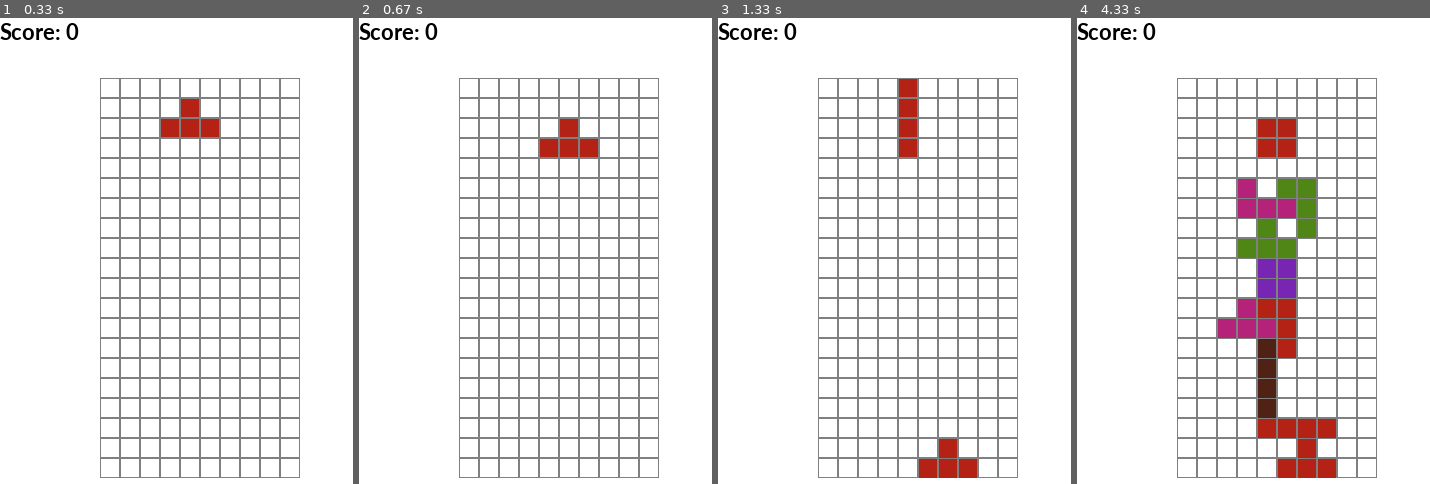
Above: before the commit, frames 1-4 (left to right).
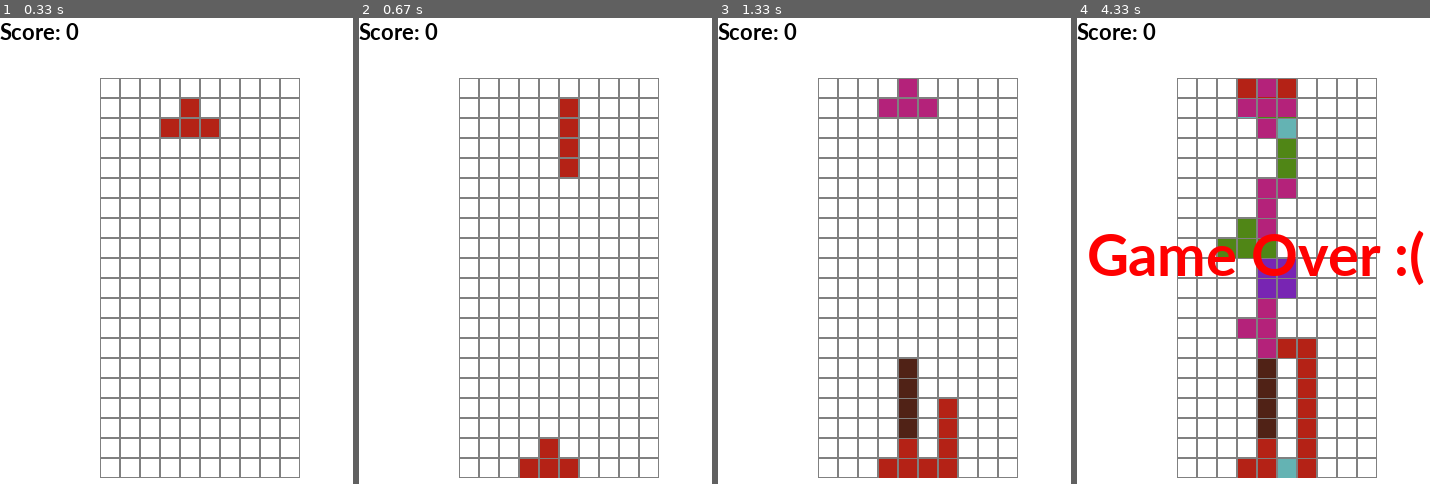
Above: after the commit, the same moments.

Repository: bertrandvidal/tetris-ai
Game: pygame game, started from tetris_ai/game.py
Two runs of this game, one before a commit and one after it. Both use one fixed random seed, a clock stepped at 60 frames per second and the inputs below.
Inputs:
- Up to frame 1 (0.33 s): no input
- Up to frame 2 (0.67 s): hold Space from 0.33 s (still down); hold Right from 0.33 s (still down)
- Up to frame 3 (1.33 s): release Space at 0.8 s; release Right at 0.8 s; hold Right 0.83-1.3 s; tap Space at 0.9, 1.2 s
- Up to frame 4 (4.33 s): hold Up 1.33-1.63 s; tap Space at 1.4, 1.73, 2.03, 2.23, 2.53, 2.8, 3.13, 3.57, 3.97, 4.27 s; hold Right 1.67-2.13 s; hold Left 2.17-2.7 s; hold Down 2.73-3.03 s; hold Left 3.07-3.47 s; hold Up 3.5-3.87 s; hold Right from 3.9 s (still down)

Frame 1 is identical in both runs. In frame 2, 1.6% of the frame differs, in the area x 45-68%, y 17-99%; in frame 3, 3.3%; in frame 4, 12%, in the area x 3-99%, y 13-99%.

Commit message:
Make it possible to take multiple actions

Diff:
--- a/tetris_ai/game.py
+++ b/tetris_ai/game.py
@@ -222,7 +222,6 @@
 fps = 25
 game = Tetris(20, 10)
 counter = 0
-
 pressing_down = False
 
 
@@ -259,42 +258,46 @@
         super().__init__([action for action in Actions])
 
     def get_action(self, counter, game):
-        action = None
+        actions = []
+        # automatically go down if no input
+        if counter % (fps // game.level // 2) == 0:
+            actions.append(Actions.DOWN)
+
         for event in pygame.event.get():
             if event.type == pygame.KEYDOWN:
                 if event.key == pygame.K_UP:
-                    action = Actions.ROTATE
+                    actions.append(Actions.ROTATE)
                 if event.key == pygame.K_DOWN:
-                    action = Actions.DOWN
+                    actions.append(Actions.DOWN)
                 if event.key == pygame.K_LEFT:
-                    action = Actions.LEFT
+                    actions.append(Actions.LEFT)
                 if event.key == pygame.K_RIGHT:
-                    action = Actions.RIGHT
+                    actions.append(Actions.RIGHT)
                 if event.key == pygame.K_SPACE:
-                    action = Actions.SPACE
+                    actions.append(Actions.SPACE)
                 if event.key == pygame.QUIT:
-                    action = Actions.QUIT
-        # automatically go down if no input
-        if counter % (fps // game.level // 2) == 0:
-            action = Actions.DOWN
-        return action
+                    print("YOU ARE PRESSING ESCAPE!")
+                    actions = [Actions.QUIT]
+        return actions
 
 
 class ActionApplier(object):
-    def apply_action(self, action, game):
-        if action == Actions.ROTATE:
-            game.rotate()
-        if action == Actions.LEFT:
-            game.go_side(-1)
-        if action == Actions.RIGHT:
-            game.go_side(1)
-        if action == Actions.SPACE:
-            game.go_space()
-        if action == Actions.DOWN:
-            game.go_down()
-        if action == Actions.QUIT:
-            # Yep we're done!!
-            return False
+    def apply_actions(self, actions, game):
+        for action in actions:
+            if action == Actions.ROTATE:
+                game.rotate()
+            if action == Actions.LEFT:
+                game.go_side(-1)
+            if action == Actions.RIGHT:
+                game.go_side(1)
+            if action == Actions.SPACE:
+                game.go_space()
+            if action == Actions.DOWN:
+                game.go_down()
+            if action == Actions.QUIT:
+                # Yep we're done!!
+                return True
+        return False
 
 
 decider = RandomActionDecider()
@@ -308,8 +311,8 @@
     if counter > 100000:
         counter = 0
 
-    action = decider.get_action(counter, game)
-    done = applier.apply_action(action, game)
+    actions = decider.get_action(counter, game)
+    done = applier.apply_actions(actions, game)
     drawer.render(game)
     clock.tick(fps)
 
